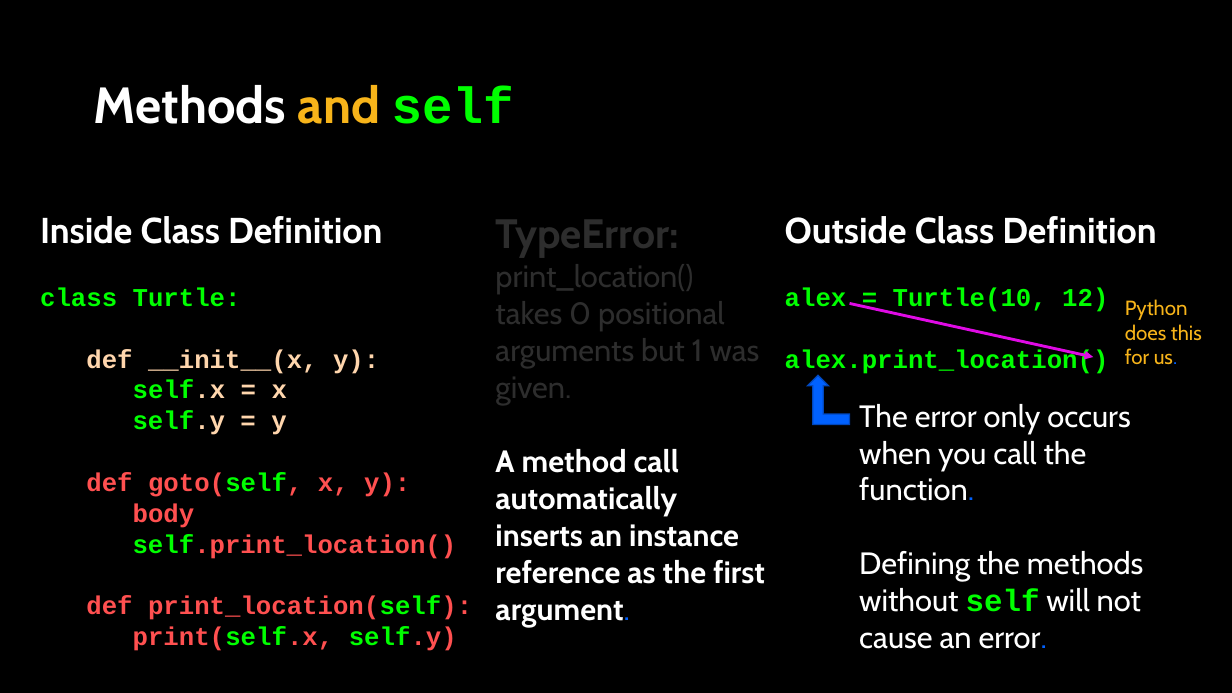
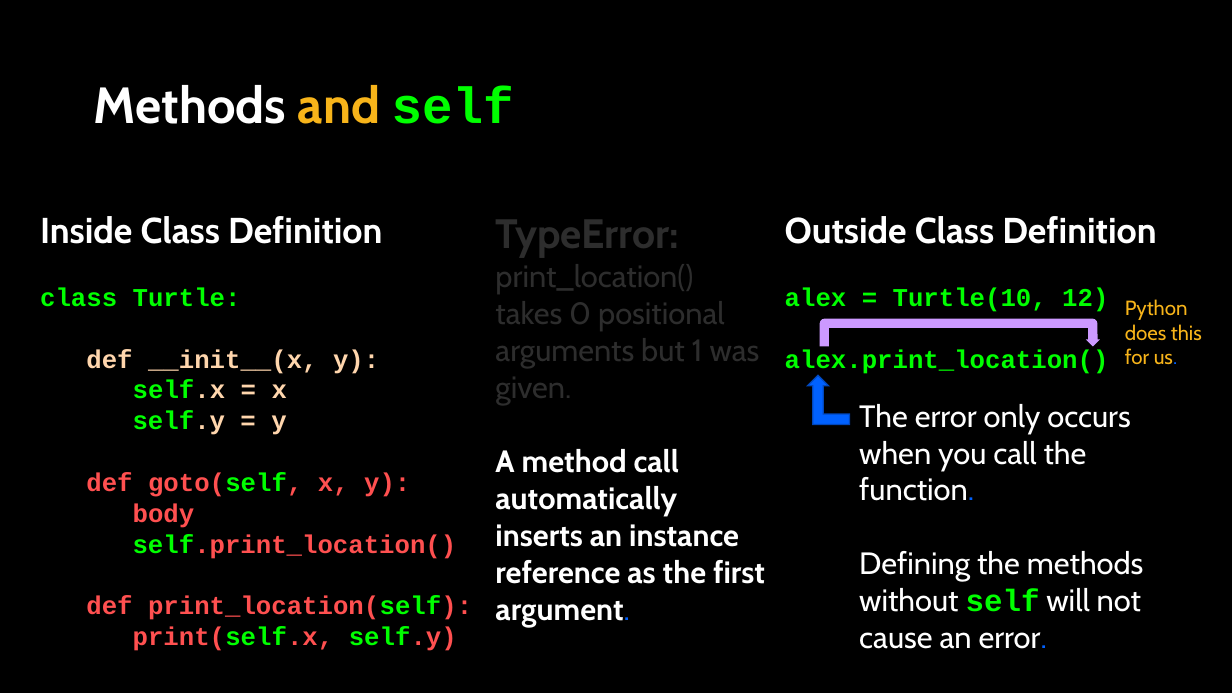
Before and after one commit to APS106/APS106-winter-2024-kinsella-goodfellow, a slide deck: slide 27 of lectures/week9/lecture3/slides/week9_lecture3.pptx. Drawn at 1232x693 pixels with LibreOffice and Linux fonts; fonts in the diff are those of the drawing; background and template pictures are left out. Boxes give left, top, right and bottom in pixels: in the first picture for what was removed or moved away, otherwise in the second. Text is boxed around its words. In the diff, an @@ line names an element or a change of style, - is before the commit and + after.

Commit message:
- Week 9 content

```diff
--- a/lectures/week9/lecture3/slides/week9_lecture3.pptx
+++ b/lectures/week9/lecture3/slides/week9_lecture3.pptx
@@ uturn arrow added at bbox=[820, 319, 1100, 347], fill #CC99FF @@
@@ arrow removed from (849, 303) to (1093, 357) @@
```
